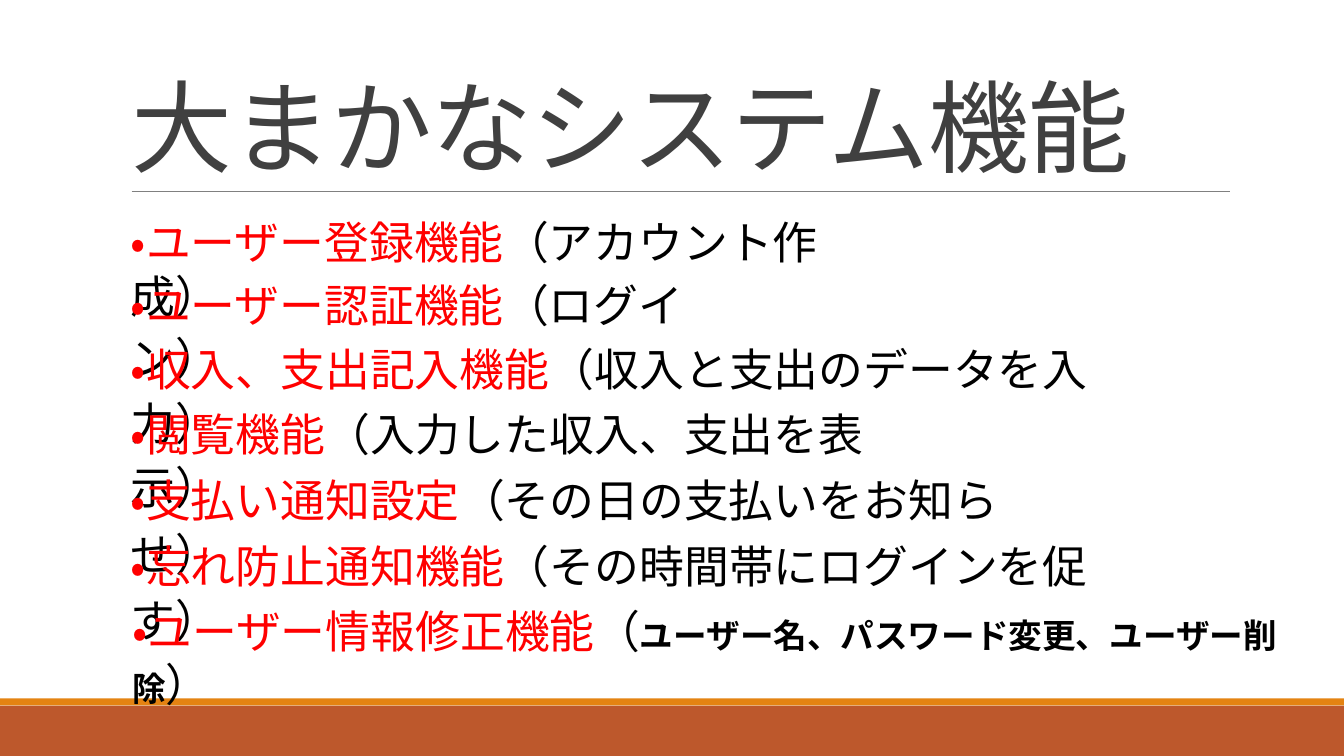
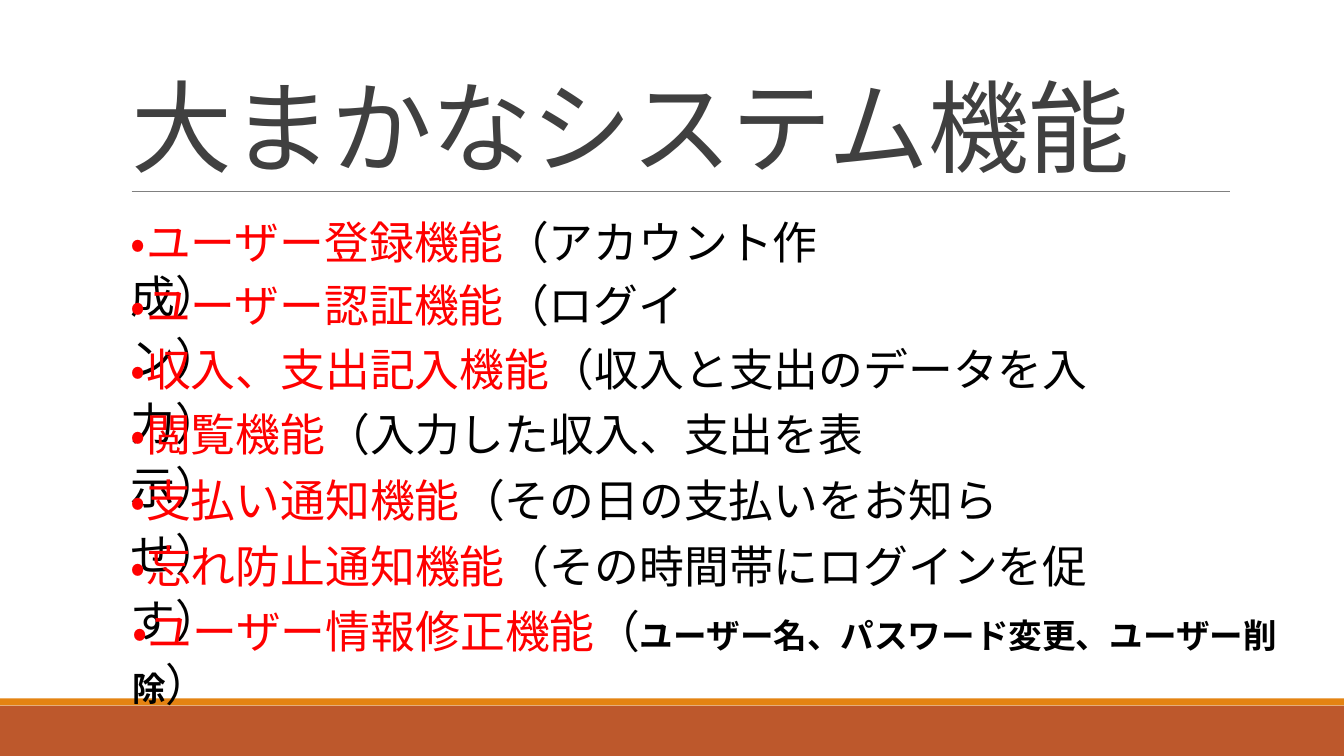
Before and after one commit to ShunjiYamamoto/groupA, a slide deck: slide 9 of 9.発表資料/グループ開発_Aグループ発表資料.pptx. Drawn at 1344x756 pixels with LibreOffice and Linux fonts; fonts in the diff are those of the drawing. Boxes give left, top, right and bottom in pixels: in the first picture for what was removed or moved away, otherwise in the second. Text is boxed around its words. In the diff, an @@ line names an element or a change of style, - is before the commit and + after.

```diff
--- a/9.発表資料/グループ開発_Aグループ発表資料.pptx
+++ b/9.発表資料/グループ開発_Aグループ発表資料.pptx
@@ text at (131,471,998,521): text changed @@
-・支払い通知設定（その日の支払いをお知らせ）
+・支払い通知機能（その日の支払いをお知らせ）
```
Also in this commit, not shown: 1 other slide changed, 1 slide removed.
